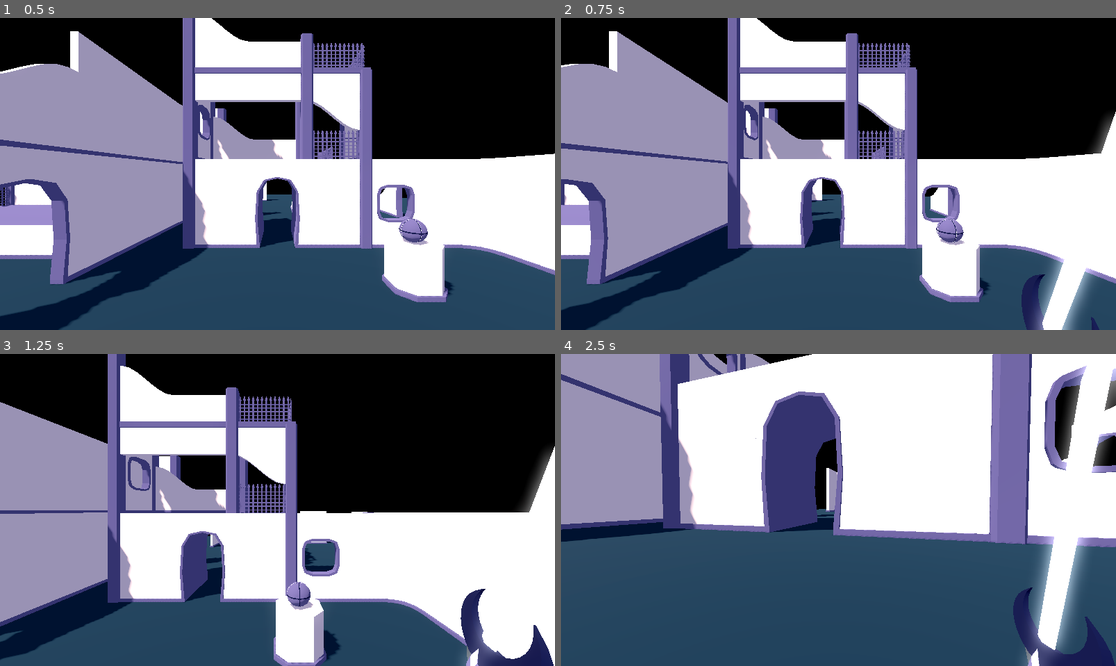
Above: before the commit, frames 1-4 (two rows, left to right).
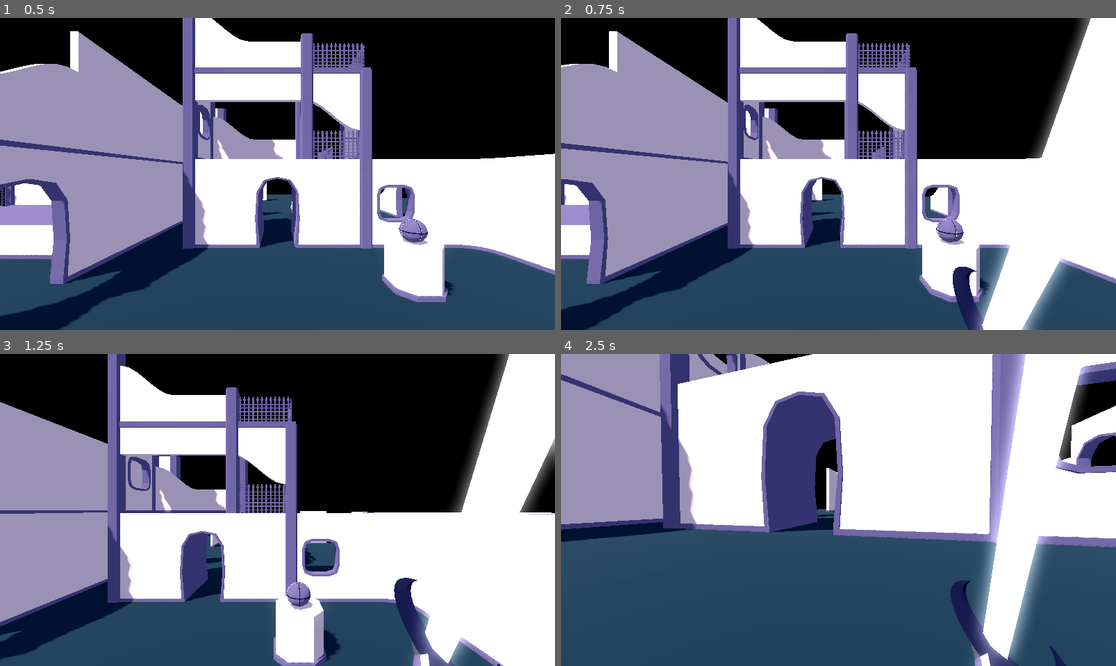
Above: after the commit, the same moments.

Repository: CANSLP/vfx-suite
Game: Godot game, scene res://scenes/test_scene.tscn
Same seed, same stepped clock (60 frames per second), same inputs: the game is played once before the commit and once after it.
Inputs (mouse positions are in pixels of both pictures, inside the frame that each line leads up to):
- Up to frame 1 (0.5 s): no input
- Up to frame 2 (0.75 s): tap Enter at 0.5 s; move the mouse to (960, 158) at 0.52 s; press the mouse at (960, 158) at 0.53 s; hold D (rightward) from 0.53 s (still down)
- Up to frame 3 (1.25 s): keep holding D (rightward); tap Space (jump) at 0.77 s
- Up to frame 4 (2.5 s): move the mouse to (810, 510) at 1.27 s; release D (rightward) at 1.28 s; release the mouse at (810, 510) at 1.28 s; hold W (forward) from 1.28 s (still down); click (810, 510) at 1.35 s; tap Space (jump) at 1.52 s; move the mouse to (849, 503) at 2.02 s; hold Shift (crouch) from 2.03 s (still down); click (849, 503) at 2.3 s

Frame 1 is identical in both runs. In frame 2, 9.4% of the frame differs, in the area x 70-100%, y 0-100%; in frame 3, 10%; in frame 4, 14%.

Commit message:
reorder hand

Diff:
--- a/classes/player.tscn
+++ b/classes/player.tscn
@@ -39,13 +39,12 @@
 near = 0.125
 
 [node name="hand" type="Node3D" parent="camera"]
-transform = Transform3D(8.62846e-08, -1.63238e-08, 1, -0.34202, 0.939693, 4.48504e-08, -0.939693, -0.34202, 7.54979e-08, 0.4, -0.3, -0.4)
+transform = Transform3D(1, 0, 0, 0, 1, 0, 0, 0, 1, 0, 0, 0)
 script = ExtResource("2_6g0fi")
 pf_bomb = ExtResource("3_7lxoh")
 
 [node name="bomb" parent="camera/hand" instance=ExtResource("2_cmxb5")]
-transform = Transform3D(0.1, 0, 0, 0, 0.1, 0, 0, 0, 0.1, 0, 0, 0)
-visible = false
+transform = Transform3D(0.1, 0, 0, 0, 0.1, 0, 0, 0, 0.1, 0.4, -0.35, -0.55)
 
 [node name="Sphere" parent="camera/hand/bomb" index="0"]
 cast_shadow = 0
@@ -58,10 +57,11 @@
 cast_shadow = 0
 
 [node name="sword" parent="camera/hand" instance=ExtResource("5_ntabj")]
-transform = Transform3D(-0.0419879, 0.0163788, 0.0216506, -0.0143394, 0.0204788, -0.0433013, -0.023052, -0.0425717, -0.0125, 0, 0, 0)
+transform = Transform3D(0.0085505, 0.0433012, 0.0234923, -0.0469846, -2.05376e-09, 0.017101, 0.0148099, -0.025, 0.0406899, 0.3, -0.3, -0.4)
+visible = false
 
 [node name="wand" parent="camera/hand" instance=ExtResource("6_t8igu")]
-transform = Transform3D(0.5, 0, 0, 0, 0.5, 0, 0, 0, 0.5, 0, 0, 0)
+transform = Transform3D(0.5, 0, 0, 0, 0.12941, -0.482963, 0, 0.482963, 0.12941, 0.3, -0.3, -0.4)
 visible = false
 
 [node name="sfx_click_in" type="AudioStreamPlayer" parent="."]
--- a/scripts/player_hand.gd
+++ b/scripts/player_hand.gd
@@ -16,14 +16,14 @@
 
 var update_watch
 
-var throw_vector = Vector3(1,1,0)
+var throw_vector = Vector3(-0.1,0.5,-1)
 
 var sword_side = 1
 var sword_swinging = false
 var sword_swing_time = 0.0
 
-var sword_up_rot = Vector3(120,-60,145)
-var sword_down_rot = Vector3(0,-60,75)
+var sword_up_rot = Vector3(110,0,-90)
+var sword_down_rot = Vector3(-20,30,-90)
 var sword_rot : Vector3
 
 var walk_bob : float = 0.0
@@ -77,8 +77,8 @@
 
 func _process(delta):
 	time += delta
-	rotation_degrees.z = sin(time*15.0)*walk_bob*2.5-20
-	position.y = sin(time*15.0)*walk_bob*0.025-0.3-down
+	rotation_degrees.z = sin(time*15.0)*walk_bob*2.5
+	position.y = sin(time*15.0)*walk_bob*0.025-down
 	#$sword.rotation_degrees = lerp($sword.rotation_degrees,sword_rot,delta*30)
 	if $wand.shooting:
 		shoot_wand()
@@ -118,7 +118,7 @@
 func throw_bomb():
 	var bomb = pf_bomb.instantiate()
 	item_bin.add_child(bomb)
-	bomb.global_position = global_position
+	bomb.global_position = $bomb.global_position
 	bomb.linear_velocity = global_basis*throw_vector*10
 
 func start_wand():
--- a/scripts/wand.gd
+++ b/scripts/wand.gd
@@ -28,7 +28,7 @@
 # Called every frame. 'delta' is the elapsed time since the previous frame.
 func _process(delta):
 	time += delta
-	position = lerp(Vector3(0,0,0),Vector3(0,0.1,-0.1),up)
+	position = lerp(Vector3(0.3,-0.3,-0.4),Vector3(0.3,-0.2,-0.5),up)
 
 	if shooting:
 		up = lerp(up,1.0,delta*15)
@@ -52,7 +52,7 @@
 	else:
 		up = lerp(up,0.0,delta*15)
 		power = lerp(power,0.0,delta*5)
-		rotation_degrees = lerp(rotation_degrees,Vector3(90,0,0),delta*15)
+		rotation_degrees = lerp(rotation_degrees,Vector3(75,0,0),delta*15)
 		$beam.visible = false
 		$impact/rays.emitting = false
 		var beam_osc = (1.0+(sin(time*5.0)+1)*0.5)*up
